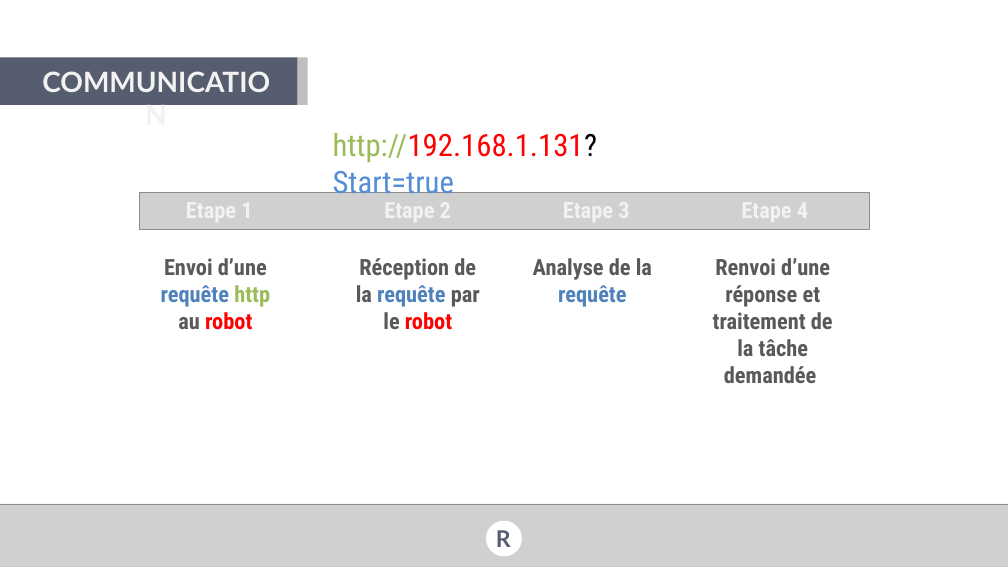
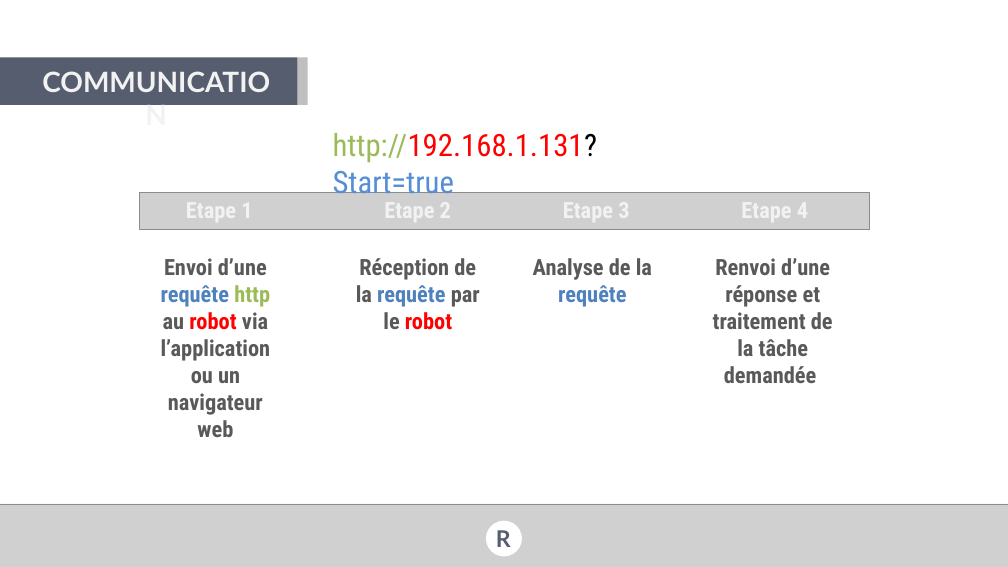
Before and after one commit to val92130/RSmart, a slide deck: slide 20 of Docs/Forum PI/RSmart presentation forum PI .pptx. Drawn at 1008x567 pixels with LibreOffice and Linux fonts; fonts in the diff are those of the drawing; grey boxes stand for pictures; background and template pictures are left out. Boxes give left, top, right and bottom in pixels: in the first picture for what was removed or moved away, otherwise in the second. Text is boxed around its words. In the diff, an @@ line names an element or a change of style, - is before the commit and + after.

```diff
--- a/Docs/Forum PI/RSmart presentation forum PI .pptx
+++ b/Docs/Forum PI/RSmart presentation forum PI .pptx
@@ text at (161, 258, 271, 415): text changed @@
-Envoi d’une requête http au robot
+Envoi d’une requête http au robot via l’application ou un navigateur web
```
Also in this commit, not shown: 4 other slides changed, 7 slides added, 19 slides removed, 2 other files.
